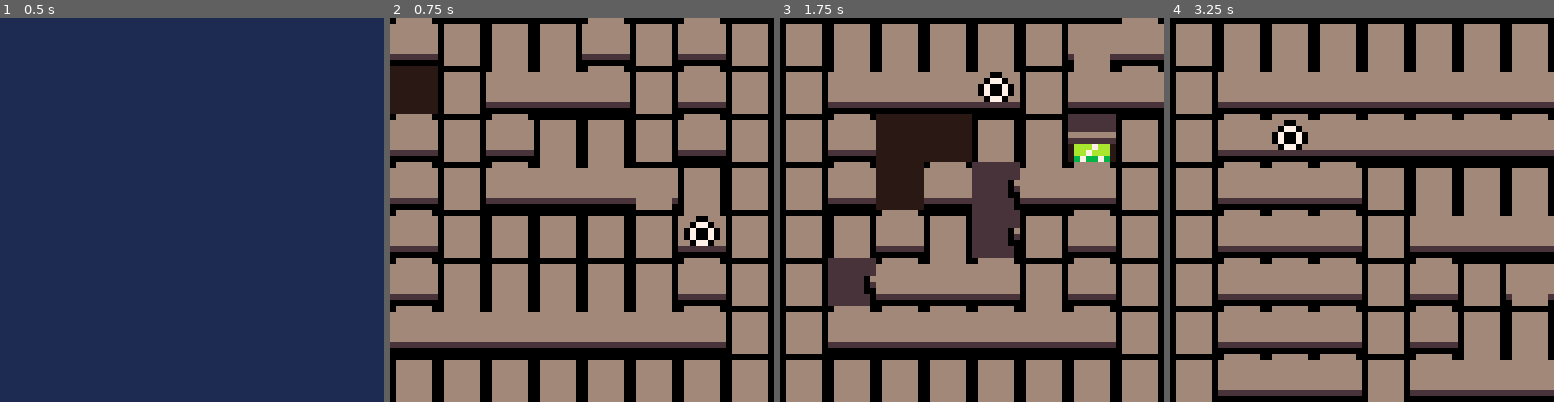
Above: before the commit, frames 1-4 (left to right).
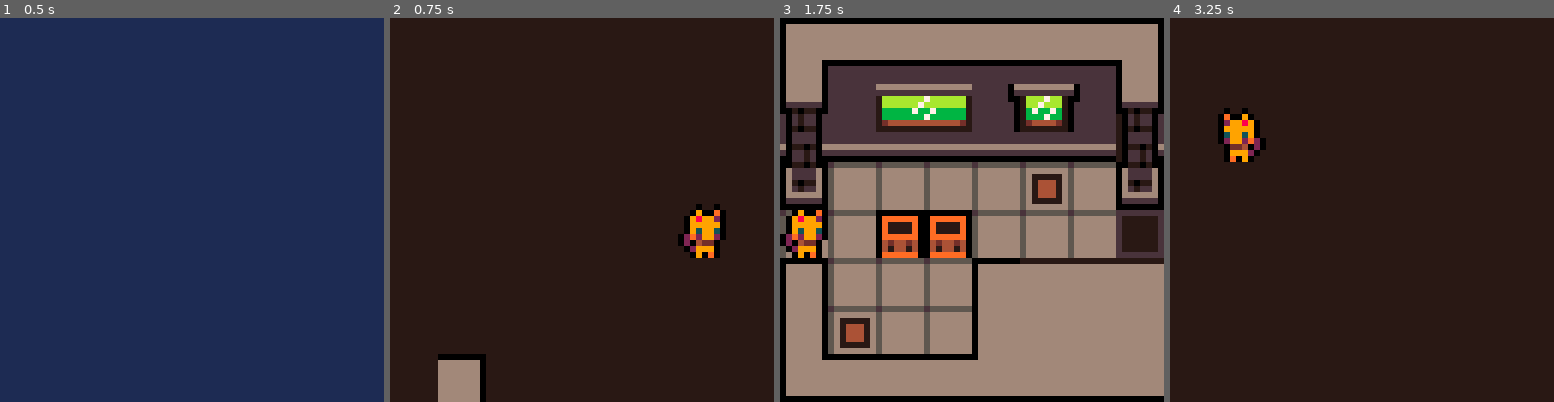
Above: after the commit, the same moments.

Repository: konata-chan404/Kitty-Kondo
Game: PICO-8 cartridge game.p8
Same seed, same stepped clock (60 frames per second), same inputs: the game is played once before the commit and once after it.
Inputs:
- Up to frame 1 (0.5 s): tap X (X key) at 0.33 s
- Up to frame 2 (0.75 s): tap O (Z key) at 0.7 s
- Up to frame 3 (1.75 s): tap X (X key) at 1.07 s; hold Right from 1.6 s (still down); tap O (Z key) at 1.7 s
- Up to frame 4 (3.25 s): tap X (X key) at 1.85, 2.97 s; release Right at 2.1 s; tap O (Z key) at 2.1, 2.5, 2.9 s; hold Up 2.15-2.42 s; hold Right 2.47-3.03 s; hold Left from 3.08 s (still down)

Frame 1 is identical in both runs. In frame 2, 97% of the frame differs, in the area x 0-100%, y 0-100%; in frame 3, 53%; in frame 4, 100%.

Commit message:
first level! (ive played a bit with the tiles ill fix that tomorrow or something)

Diff:
--- a/game.p8
+++ b/game.p8
@@ -286,7 +286,7 @@
 	local new_box = {
 		xpos = new_xpos, -- position on the x axis (passed in the "constructor")
 		ypos = new_ypos, -- position on the y axis (passed in the "constructor")
-		sprite = 3, -- sprite of the box (will be changed for different types of boxes)
+		sprite = 11, -- sprite of the box (will be changed for different types of boxes)
 
 		current_tile = current_level.ground_tile, -- estimate the tile that the box sits on (very hacky!!)
 
@@ -549,7 +549,7 @@
 			cely_end = 9,
 			player_spawn = {xpos=17, ypos=6},
 			end_point = {xpos=22, ypos = 4},
-			ground_tile = 4,
+			ground_tile = 62,
 			palette = {128,0,2,8,132,4,137,9,129,131,139,138,133,5,134,7}
 		},
 
@@ -559,9 +559,9 @@
 			cely_start = 0,
 			celx_end = 7,
 			cely_end = 7,
-			player_spawn = {xpos=4, ypos=1},
+			player_spawn = {xpos=0, ypos=4},
 			end_point = {xpos=6, ypos = 6},
-			ground_tile = 4
+			ground_tile = 62
 		},
 
 		--third level
@@ -572,7 +572,7 @@
 			cely_end = 7,
 			player_spawn = {xpos=25, ypos=3},
 			end_point = {xpos=22, ypos = 4},
-			ground_tile = 4
+			ground_tile = 62
 		},
 
 
@@ -584,7 +584,7 @@
 			cely_end = 21,
 			player_spawn = {xpos=2, ypos=13},
 			end_point = {xpos=22, ypos = 4},
-			ground_tile = 4
+			ground_tile = 62
 		}
 	}
 
@@ -716,31 +716,35 @@
 
 
 __gff__
-0000000301010101110101000101010100000000010101010101010101010101000000000001010101010101010101010000000101010101000101010101000100000000000000000000000000000000000000000000000000000000000000000000000000000000000000000000000000000000000000000000000000000000
+0011080101010101110101030101010104000101010101010101010101010101000101010001010101010101010101010001010101010101000101010101000100000000000000000000000000000000000000000000000000000000000000000000000000000000000000000000000000000000000000000000000000000000
 0000000000000000000000000000000000000000000000000000000000000000000000000000000000000000000000000000000000000000000000000000000000000000000000000000000000000000000000000000000000000000000000000000000000000000000000000000000000000000000000000000000000000000
 __map__
-0505050505050604050505050505050504040505040404040404040405000000000000000000000000000000000000000000000000000000000000000000000000000000000000000000000000000000000000000000000000000000000000000000000000000000000000000000000000000000000000000000000000000000
-0504040404050404050404040404040405040505040505050505040405000000000000000000000000000000000000000000000000000000000000000000000000000000000000000000000000000000000000000000000000000000000000000000000000000000000000000000000000000000000000000000000000000000
-0504030305050805050403040505050405040505040504040705050405000000000000000000000000000000000000000000000000000000000000000000000000000000000000000000000000000000000000000000000000000000000000000000000000000000000000000000000000000000000000000000000000000000
-0504030407040405050304030504040405040505060804040304050405000000000000000000000000000000000000000000000000000000000000000000000000000000000000000000000000000000000000000000000000000000000000000000000000000000000000000000000000000000000000000000000000000000
-0505040507050405050404040504050505040505040505030404050405000000000000000000000000000000000000000000000000000000000000000000000000000000000000000000000000000000000000000000000000000000000000000000000000000000000000000000000000000000000000000000000000000000
-0507040404050405050404040504040406050505040405040704050405000000000000000000000000000000000000000000000000000000000000000000000000000000000000000000000000000000000000000000000000000000000000000000000000000000000000000000000000000000000000000000000000000000
-0504040404040405050404040505050505040505040405050505050405000000000000000000000000000000000000000000000000000000000000000000000000000000000000000000000000000000000000000000000000000000000000000000000000000000000000000000000000000000000000000000000000000000
-0505050505050505050404040505050505040505040405050404040405000000000000000000000000000000000000000000000000000000000000000000000000000000000000000000000000000000000000000000000000000000000000000000000000000000000000000000000000000000000000000000000000000000
-0404040404040404050404040404040404040505050505050505050505000000000000000000000000000000000000000000000000000000000000000000000000000000000000000000000000000000000000000000000000000000000000000000000000000000000000000000000000000000000000000000000000000000
-0404040404040404040505050505050505050500000000000000000000000000000000000000000000000000000000000000000000000000000000000000000000000000000000000000000000000000000000000000000000000000000000000000000000000000000000000000000000000000000000000000000000000000
-0000000000000000040400000000000000000000000000000000000000000000000000000000000000000000000000000000000000000000000000000000000000000000000000000000000000000000000000000000000000000000000000000000000000000000000000000000000000000000000000000000000000000000
-0505050505050505050505050505050000000000000000000000000000000000000000000000000000000000000000000000000000000000000000000000000000000000000000000000000000000000000000000000000000000000000000000000000000000000000000000000000000000000000000000000000000000000
-0504040404040404040404040404050000000000000000000000000000000000000000000000000000000000000000000000000000000000000000000000000000000000000000000000000000000000000000000000000000000000000000000000000000000000000000000000000000000000000000000000000000000000
-0504040404040404040404040404050000000000000000000000000000000000000000000000000000000000000000000000000000000000000000000000000000000000000000000000000000000000000000000000000000000000000000000000000000000000000000000000000000000000000000000000000000000000
-0504040405050505050505040404050000000000000000000000000000000000000000000000000000000000000000000000000000000000000000000000000000000000000000000000000000000000000000000000000000000000000000000000000000000000000000000000000000000000000000000000000000000000
-0504040405040404040405040404050000000000000000000000000000000000000000000000000000000000000000000000000000000000000000000000000000000000000000000000000000000000000000000000000000000000000000000000000000000000000000000000000000000000000000000000000000000000
-0504040405040506050405040404050000000000000000000000000000000000000000000000000000000000000000000000000000000000000000000000000000000000000000000000000000000000000000000000000000000000000000000000000000000000000000000000000000000000000000000000000000000000
-0504040405040505050405040404050000000000000000000000000000000000000000000000000000000000000000000000000000000000000000000000000000000000000000000000000000000000000000000000000000000000000000000000000000000000000000000000000000000000000000000000000000000000
-0504040405040404040405040404050000000000000000000000000000000000000000000000000000000000000000000000000000000000000000000000000000000000000000000000000000000000000000000000000000000000000000000000000000000000000000000000000000000000000000000000000000000000
-0504040405050504050505040404050000000000000000000000000000000000000000000000000000000000000000000000000000000000000000000000000000000000000000000000000000000000000000000000000000000000000000000000000000000000000000000000000000000000000000000000000000000000
-0504040404040404040404040404050000000000000000000000000000000000000000000000000000000000000000000000000000000000000000000000000000000000000000000000000000000000000000000000000000000000000000000000000000000000000000000000000000000000000000000000000000000000
-0505050505050505050505050505050000000000000000000000000000000000000000000000000000000000000000000000000000000000000000000000000000000000000000000000000000000000000000000000000000000000000000000000000000000000000000000000000000000000000000000000000000000000
-1500000000000000000000000000000000000000000000000000000000000000000000000000000000000000000000000000000000000000000000000000000000000000000000000000000000000000000000000000000000000000000000000000000000000000000000000000000000000000000000000000000000000000
-
-
+0d0e0e0e0e0e0e0fc0c0c0c0c0c0c0c0c0c0c0c0c0c0c0c0c0c0c0c0c0c0c0c0000000000000000000000000000000000000000000000000000000000000000000000000000000000000000000000000000000000000000000000000000000000000000000000000000000000000000000000000000000000000000000000000
+1d1e27280708091fc0c0c0c0c0c0c0c0c0c0c0c0c0c0c0c0c0c0c0c0c0000000000000000000000000000000000000000000000000000000000000000000000000000000000000000000000000000000000000000000000000000000000000000000000000000000000000000000000000000000000000000000000000000000
+2c2e37381718192d22c0c0c0c0c0c0c0c0c0c0c0c0c0c0c0c0c0c0c0c0c000c0c0c000000000000000000000000000000000000000000000000000000000000000000000000000000000000000000000000000000000000000000000000000000000000000000000000000000000000000000000000000000000000000000000
+3d3e3e3e3e023e3fc032c0c0c0c0c0c0c0c0c0c0c0c0c0c0c0c0c0c0c0000000000000000000000000000000000000000000000000000000000000000000000000000000000000000000000000000000000000000000000000000000000000000000000000000000000000000000000000000000000000000000000000000000
+3e3e0b0b3e3e3e0110c0c0c0c0c0c0c0c0c0c0c0c0c0c030c0c0c0c0c0000000000000000000000000000000000000000000000000000000000000000000000000000000000000000000000000000000000000000000000000000000000000000000000000000000000000000000000000000000000000000000000000000000
+0a3e3e3e32121212c0c0c0c0c0c0c0c0c0c0c0c0c0c0c0c0c0c0c0c0c0000000000000000000000000000000000000000000000000000000000000000000000000000000000000000000000000000000000000000000000000000000000000000000000000000000000000000000000000000000000000000000000000000000
+15023e3e22232323c0c0c0c0c0c0c0c0c0c0c0c0c0c0c0c0c0c0c0c0c0000000000000000000000000000000000000000000000000000000000000000000000000000000000000000000000000000000000000000000000000000000000000000000000000000000000000000000000000000000000000000000000000000000
+290e0e0e21131313c0c0c0c0c0c0c0c0c0c0c0c0c0c0c0c0c0c0c0c0c0000000000000000000000000000000000000000000000000000000000000000000000000000000000000000000000000000000000000000000000000000000000000000000000000000000000000000000000000000000000000000000000000000000
+c0c0c01212c0c03131c0c0c0c0c0c0c0c0c0c0c0c0c0c0c0c0c0c0c0c0000000000000000000000000000000000000000000000000000000000000000000000000000000000000000000000000000000000000000000000000000000000000000000000000000000000000000000000000000000000000000000000000000000
+c0c0c01212c0c03131c0c0c031c0c0c0c0c0c000000000000000000000000000000000000000000000000000000000000000000000000000000000000000000000000000000000000000000000000000000000000000000000000000000000000000000000000000000000000000000000000000000000000000000000000000
+c0c0c00000c0c0c0c0c0c0c0c000c0c000000000000000000000000000000000000000000000000000000000000000000000000000000000000000000000000000000000000000000000000000000000000000000000000000000000000000000000000000000000000000000000000000000000000000000000000000000000
+c0c0c0c0c0c0c0c0c0c0c0c0c0c0c0c000000000000000000000000000000000000000000000000000000000000000000000000000000000000000000000000000000000000000000000000000000000000000000000000000000000000000000000000000000000000000000000000000000000000000000000000000000000
+c0c0c0c0c0c0c0c0c0c0c0c0c0c0c00000000000000000000000000000000000000000000000000000000000000000000000000000000000000000000000000000000000000000000000000000000000000000000000000000000000000000000000000000000000000000000000000000000000000000000000000000000000
+c0c0c0c0c0c0c0c0c0c0c0c0c0c0c0c000000000000000000000000000000000000000000000000000000000000000000000000000000000000000000000000000000000000000000000000000000000000000000000000000000000000000000000000000000000000000000000000000000000000000000000000000000000
+c0c0c0c0c0c0c0c0c0c0c0c0c0c0c0c000000000000000000000000000000000000000000000000000000000000000000000000000000000000000000000000000000000000000000000000000000000000000000000000000000000000000000000000000000000000000000000000000000000000000000000000000000000
+c0c0c0c0c0c0c0c0c0c0c0c0c0c0c0c000000000000000000000000000000000000000000000000000000000000000000000000000000000000000000000000000000000000000000000000000000000000000000000000000000000000000000000000000000000000000000000000000000000000000000000000000000000
+c0c0c0c0c0c0c0c0c0c0c0c0c0c0c0c000000000000000000000000000000000000000000000000000000000000000000000000000000000000000000000000000000000000000000000000000000000000000000000000000000000000000000000000000000000000000000000000000000000000000000000000000000000
+c0c0c0c0c0c0c0c0c0c0c0c0c0c0c00000000000000000000000000000000000000000000000000000000000000000000000000000000000000000000000000000000000000000000000000000000000000000000000000000000000000000000000000000000000000000000000000000000000000000000000000000000000
+c0c0c0c0c0c0c0c0c0c0c0c0c0c0c00000000000000000000000000000000000000000000000000000000000000000000000000000000000000000000000000000000000000000000000000000000000000000000000000000000000000000000000000000000000000000000000000000000000000000000000000000000000
+c0c0c0c0c0c0c0c0c0c0c0c0c0c0c00000000000000000000000000000000000000000000000000000000000000000000000000000000000000000000000000000000000000000000000000000000000000000000000000000000000000000000000000000000000000000000000000000000000000000000000000000000000
+c0c0c0c0c0c0c0c0c0c0c0c0c0c0c00000000000000000000000000000000000000000000000000000000000000000000000000000000000000000000000000000000000000000000000000000000000000000000000000000000000000000000000000000000000000000000000000000000000000000000000000000000000
+c0c0c0c0c0c0c0c0c0c0c0c0c0c0c00000000000000000000000000000000000000000000000000000000000000000000000000000000000000000000000000000000000000000000000000000000000000000000000000000000000000000000000000000000000000000000000000000000000000000000000000000000000
+c00000000000000000000000c0c0000000000000000000000000000000000000000000000000000000000000000000000000000000000000000000000000000000000000000000000000000000000000000000000000000000000000000000000000000000000000000000000000000000000000000000000000000000000000
+000000000000000000000000c0c0000000000000000000000000000000000000000000000000000000000000000000000000000000000000000000000000000000000000000000000000000000000000000000000000000000000000000000000000000000000000000000000000000000000000000000000000000000000000
+00000000000000000000000000c0000000000000000000000000000000000000000000000000000000000000000000000000000000000000000000000000000000000000000000000000000000000000000000000000000000000000000000000000000000000000000000000000000000000000000000000000000000000000
+0000000000000000000000000000000000000000000000000000000000000000000000000000000000000000000000000000000000000000000000000000000000000000000000000000000000000000000000000000000000000000000000000000000000000000000000000000000000000000000000000000000000000000
+0000000000000000000000c00000000000000000000000000000000000000000000000000000000000000000000000000000000000000000000000000000000000000000000000000000000000000000000000000000000000000000000000000000000000000000000000000000000000000000000000000000000000000000
+
+
Not shown, changed: 32 lines of the sprite sheet (__gfx__) section of game.p8
